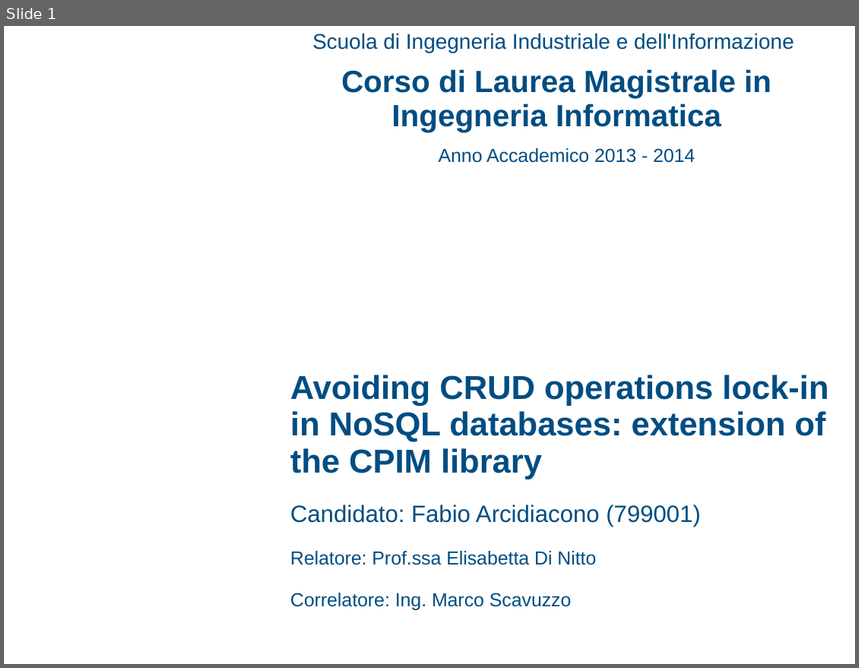
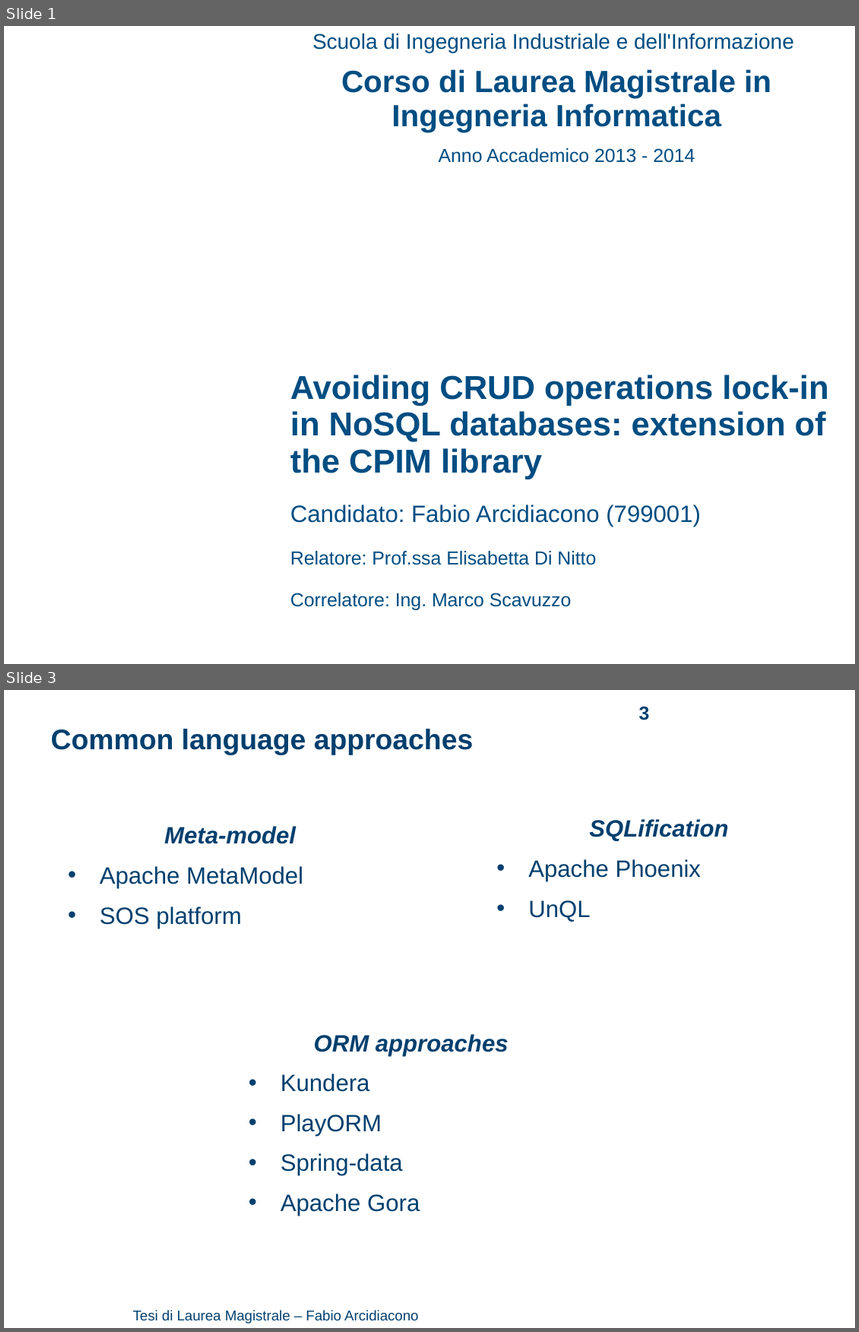
Before and after one commit to arci/thesis, a slide deck: presentation/ThesisPresentation.ppt. Shown one above the other, each under a label of ours: slide 1 before the commit, slides 1 and 3 after it; the slides between them are not shown. The pictures are 859x668 and 859x1332 pixels, drawn with LibreOffice and Linux fonts; fonts in the diff are those of the drawing; background and template pictures are left out. Boxes give left, top, right and bottom in pixels: in the first picture for what was removed or moved away, otherwise in the second. Text is boxed around its words. In the diff, an @@ line names an element or a change of style, - is before the commit and + after.

```diff
--- a/presentation/ThesisPresentation.ppt
+++ b/presentation/ThesisPresentation.ppt
@@ slide 3 added at [4, 690, 855, 1328], background #FFFFFF @@
@@ page number added at [639, 706, 650, 720], 16 pt, text #003F6E, bold @@
+3
@@ text added at [51, 729, 473, 755], 24 pt, text #003F6E, bold @@
+Common language approaches
@@ text added at [100, 826, 303, 929], 20 pt, text #003F6E @@
+Meta-model
+• Apache MetaModel
+• SOS platform
@@ text added at [528, 819, 728, 922], 20 pt, text #003F6E @@
+SQLification
+• Apache Phoenix
+• UnQL
@@ text added at [281, 1034, 509, 1216], 20 pt, text #003F6E @@
+ORM approaches
+• Kundera
+• PlayORM
+• Spring-data
+• Apache Gora
@@ text added at [133, 1310, 418, 1324], 12 pt, text #003F6E @@
+Tesi di Laurea Magistrale – Fabio Arcidiacono
```
Also in this commit, not shown: 12 slides changed, 1 other slide added, 1 slide removed, 1 other file.
